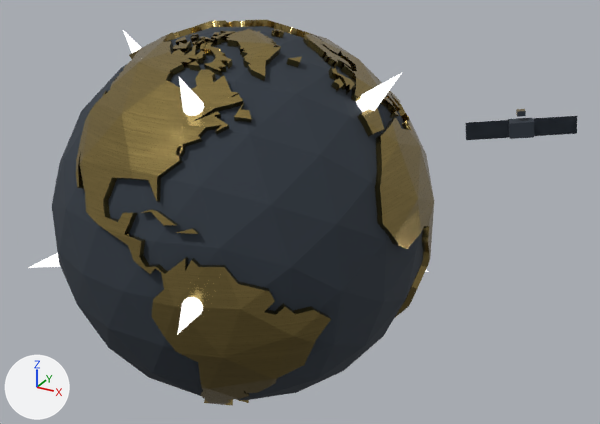
What one commit did to the glTF model habit-tracker/assets/atlas_globe_v6.glb.
Camera for both pictures: a camera (50 mm lens) standing at (2.27, -3.49, 1.82) and looking at (0.36, -0.02, 0.09). The axes (+X, +Y, +Z) are drawn at lower left. The lights are the same throughout. The first picture is the older version. Where no turn or scale is listed for an object, it has been applied to the vertices.

In view in the first picture: 'LowPolyEarthGlobe', 'PinAfrica', 'PinAsia', 'PinEurope', 'PinNorthAmerica', 'PinSouthAmerica', 'Satellite'.
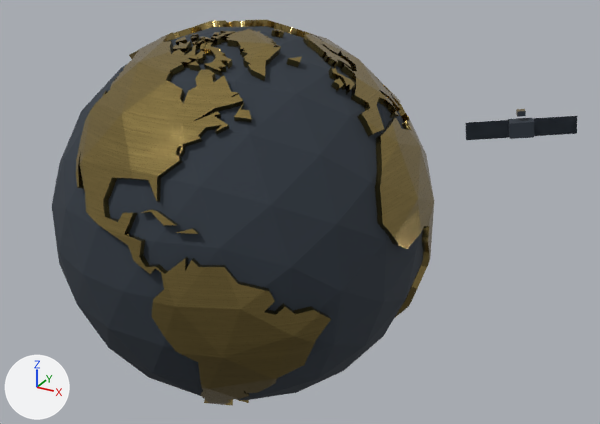
What changed in the scene script:
```text
Remove ob_pinnorthamerica:
    ob_pinnorthamerica = bpy.data.objects.new('PinNorthAmerica', me_pin)
    ob_pinnorthamerica.location = (-0.689, 0.122, 0.7)
    ob_pinnorthamerica.rotation_euler = (-0.172, -0.77, 0.0698)  # degrees (-10, -44, 4)
Remove ob_pinsouthamerica:
    ob_pinsouthamerica = bpy.data.objects.new('PinSouthAmerica', me_pin)
    ob_pinsouthamerica.location = (-0.828, -0.478, -0.256)
    ob_pinsouthamerica.rotation_euler = (2.063, -0.991, -1.469)  # degrees (118, -57, -84)
Remove ob_pineurope:
    ob_pineurope = bpy.data.objects.new('PinEurope', me_pin)
    ob_pineurope.location = (0.165, -0.615, 0.758)
    ob_pineurope.rotation_euler = (0.681, 0.167, 0.0594)  # degrees (39, 9.6, 3.4)
Remove ob_pinafrica:
    ob_pinafrica = bpy.data.objects.new('PinAfrica', me_pin)
    ob_pinafrica.location = (0.339, -0.93, 0.0)
    ob_pinafrica.rotation_euler = (1.571, 0.349, 0.349)  # degrees (90, 20, 20)
Remove ob_pinasia:
    ob_pinasia = bpy.data.objects.new('PinAsia', me_pin)
    ob_pinasia.location = (0.7, 0.0, 0.7)
    ob_pinasia.rotation_euler = (0.0, 0.785, 0.0)  # degrees (0, 45, 0)
```

Boxes [x1, y1, x2, y2] around the edits, measured in the pictures (600 x 424 px):
'PinAsia', deleted
    before: [356, 72, 403, 112]
'PinEurope', deleted
    before: [179, 77, 204, 116]
'PinAfrica', deleted
    before: [177, 297, 203, 335]
'PinSouthAmerica', deleted (mostly hidden)
    before: [28, 253, 61, 268]
'PinNorthAmerica', deleted (mostly hidden)
    before: [123, 30, 141, 53]
